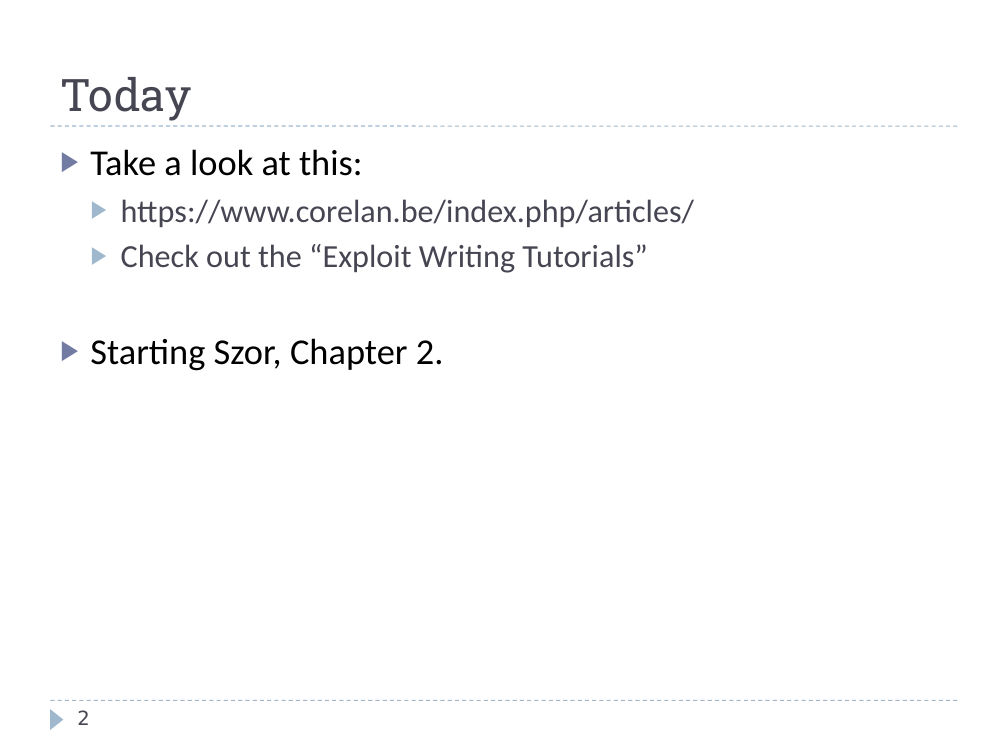
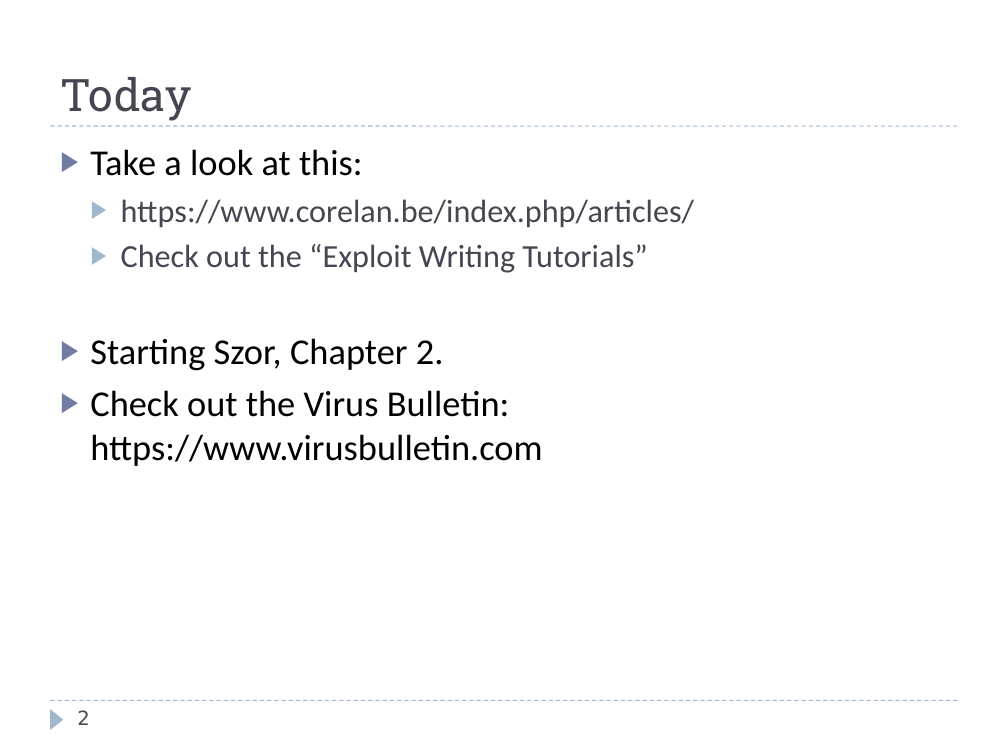
Before and after one commit to harrisonwl/harrisonwl.github.io, a slide deck: slide 2 of assets/courses/malware/spring2017/slides/week02/Terminology.ppt. Drawn at 1008x756 pixels with LibreOffice and Linux fonts; fonts in the diff are those of the drawing; background and template pictures are left out. Boxes give left, top, right and bottom in pixels: in the first picture for what was removed or moved away, otherwise in the second. Text is boxed around its words. In the diff, an @@ line names an element or a change of style, - is before the commit and + after.

```diff
--- a/assets/courses/malware/spring2017/slides/week02/Terminology.ppt
+++ b/assets/courses/malware/spring2017/slides/week02/Terminology.ppt
@@ text at (90,390,542,466): paragraph added @@
+▶ Check out the Virus Bulletin: https://www.virusbulletin.com
```
Also in this commit, not shown: 16 other slides changed, 1 slide added, 12 other files.
